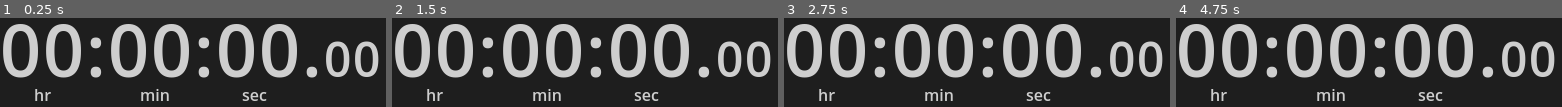
Above: before the commit, frames 1-4 (left to right).
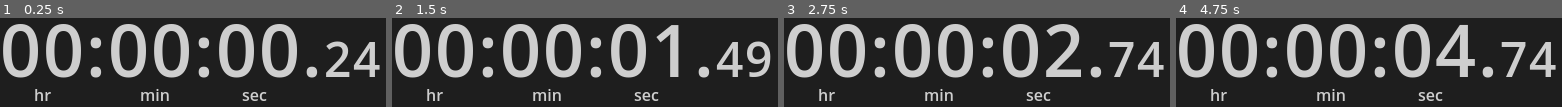
Above: after the commit, the same moments.

Repository: LiteFeather1/ltf-stopwatch
Game: Godot game, scene res://scenes/stopwatch.tscn
The game is run twice, just before and just after one commit, with the same random seed, the same clock (stepped at 60 frames per second) and the same inputs. This scene is started directly instead of the project's main scene.
Inputs:
- Up to frame 1 (0.25 s): no input
- Up to frame 2 (1.5 s): no input
- Up to frame 3 (2.75 s): no input
- Up to frame 4 (4.75 s): no input

The runs differ from the first frame. In frame 1, 2.7% of the frame differs, in the area x 84-99%, y 25-67%; in frame 2, 5.8%; in frame 3, 5.6%; in frame 4, 6.1%, in the area x 67-99%, y 6-68%.

Commit message:
Base ticking of timer

Diff:
--- /dev/null
+++ b/scenes/stopwatch.gd
@@ -0,0 +1,20 @@
+class_name StopWatch
+extends VBoxContainer
+
+
+@export var _time_text_template := "%02d:%02d:%02d.[font_size=48]%d[/font_size]"
+
+var elapsed_time := 0.0
+
+@onready var _l_time: RichTextLabel = %l_time
+
+
+func _process(delta: float) -> void:
+    elapsed_time += delta
+
+    _l_time.text = _time_text_template % [
+            (elapsed_time / 3600.0),
+            (fmod(elapsed_time, 3600.0) / 60.0),
+            (fmod(elapsed_time, 60.0)),
+            (fmod(elapsed_time, 1) * 100.0)
+    ]
--- a/scenes/stopwatch.tscn
+++ b/scenes/stopwatch.tscn
@@ -1,13 +1,17 @@
-[gd_scene load_steps=2 format=3 uid="uid://ck0u55igveb4s"]
+[gd_scene load_steps=3 format=3 uid="uid://ck0u55igveb4s"]
 
 [ext_resource type="FontVariation" uid="uid://d3ddb5qhwgva6" path="res://resources/font/font_time.tres" id="1_nka5i"]
+[ext_resource type="Script" path="res://scenes/stopwatch.gd" id="1_s5has"]
 
 [node name="stopwatch" type="VBoxContainer"]
 modulate = Color(0.807843, 0.807843, 0.807843, 1)
-offset_right = 410.0
+anchors_preset = 10
+anchor_right = 1.0
 offset_bottom = 106.0
+grow_horizontal = 2
 theme_override_constants/separation = -16
 alignment = 1
+script = ExtResource("1_s5has")
 
 [node name="l_time" type="RichTextLabel" parent="."]
 unique_name_in_owner = true
Not shown, changed: .gitignore
